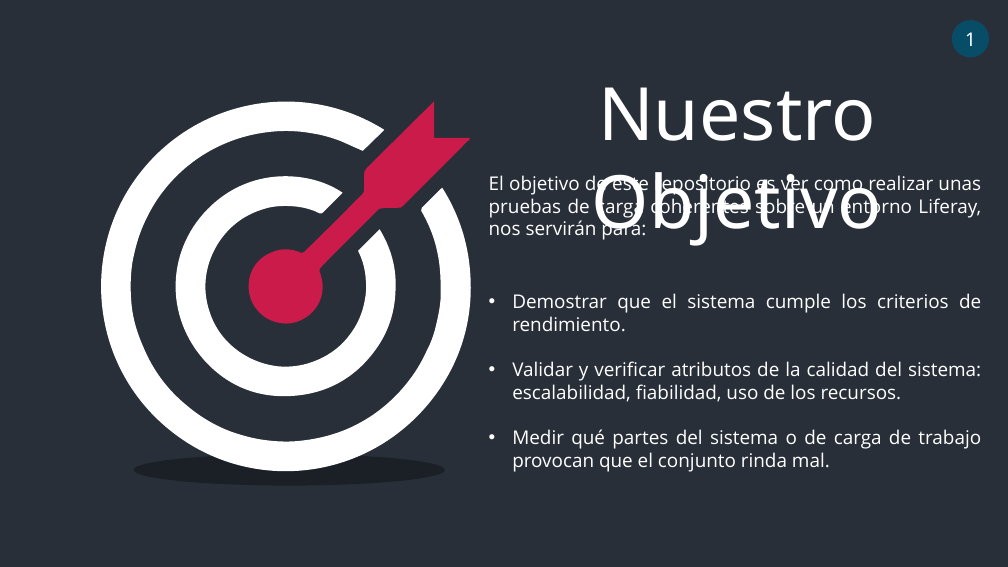
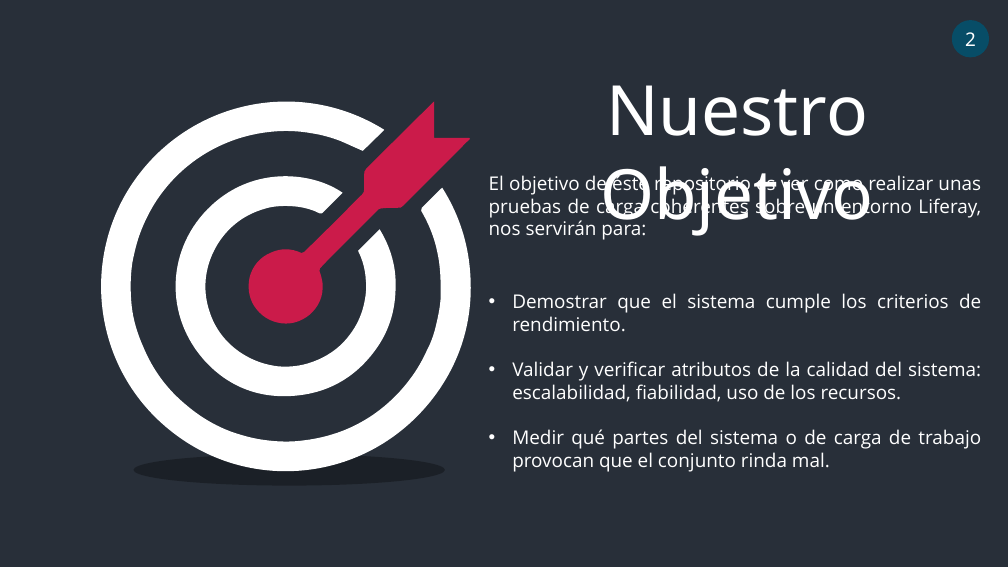
Before and after one commit to dmcisneros/formacion_lug_pruebas_carga, a slide deck: slide 2 of ppt/slides.pptx. Drawn at 1008x567 pixels with LibreOffice and Linux fonts; fonts in the diff are those of the drawing. Boxes give left, top, right and bottom in pixels: in the first picture for what was removed or moved away, otherwise in the second. Text is boxed around its words. In the diff, an @@ line names an element or a change of style, - is before the commit and + after.

```diff
--- a/ppt/slides.pptx
+++ b/ppt/slides.pptx
@@ text in ellipse at box(965, 32, 976, 46): text changed @@
-1
+2
@@ text "Nuestro Objetivo" at box(600, 85, 874, 236): size 70 to 66 pt @@
```
Also in this commit, not shown: 5 other slides changed, 30 slides added.
